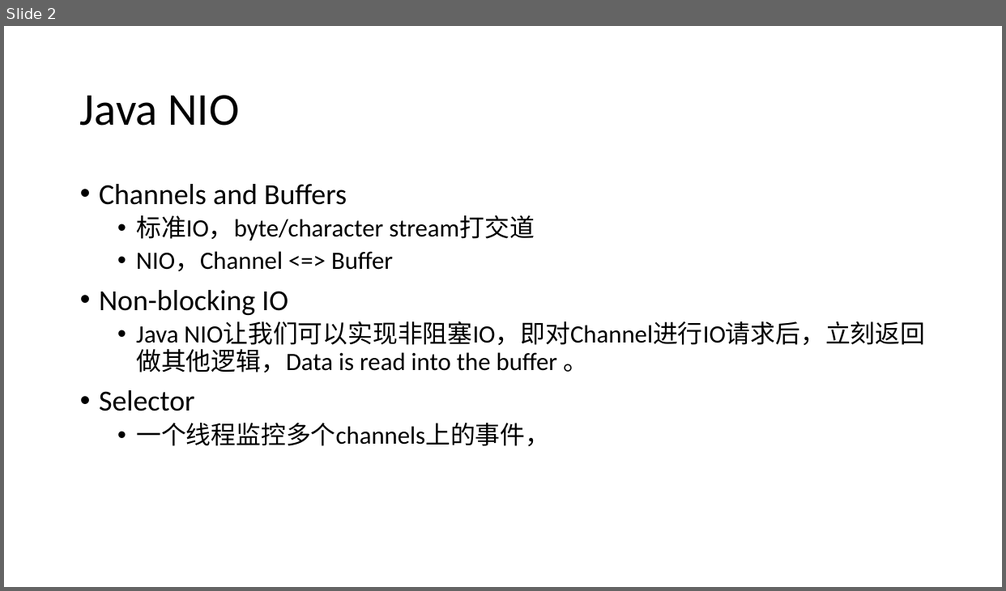
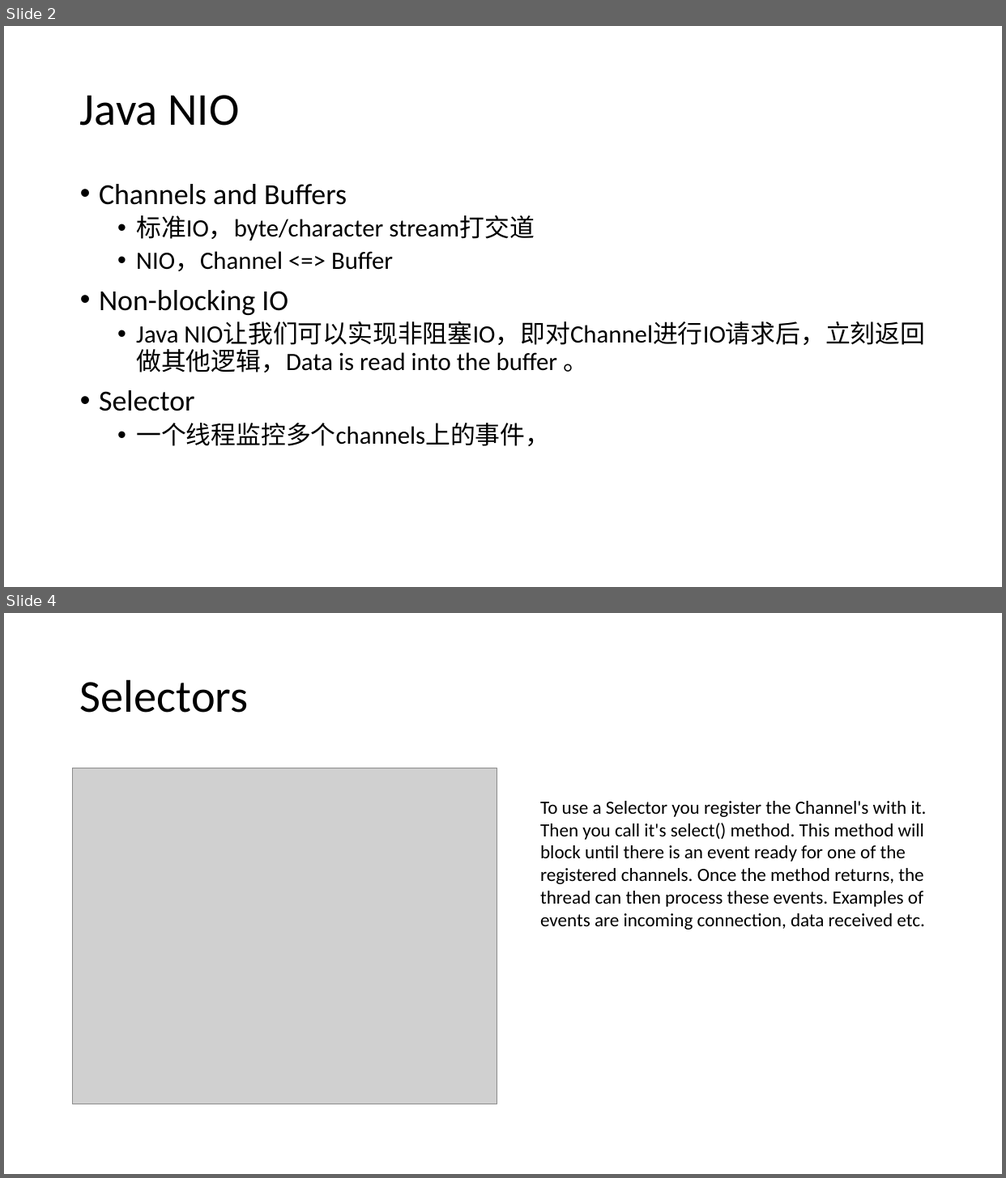
Before and after one commit to zy475459736/progress, a slide deck: io/IO.pptx. Shown one above the other, each under a label of ours: slide 2 before the commit, slides 2 and 4 after it; the slides between them are not shown. The pictures are 1006x591 and 1006x1178 pixels, drawn with LibreOffice and Linux fonts; fonts in the diff are those of the drawing; grey boxes stand for pictures. Boxes give left, top, right and bottom in pixels: in the first picture for what was removed or moved away, otherwise in the second. Text is boxed around its words. In the diff, an @@ line names an element or a change of style, - is before the commit and + after.

```diff
--- a/io/IO.pptx
+++ b/io/IO.pptx
@@ slide 4 added at [4, 613, 1002, 1174], background #FFFFFF @@
@@ title added at [80, 679, 249, 713], 44 pt, text #000000 @@
+Selectors
@@ picture added at [73, 769, 497, 1105] @@
@@ text added at [540, 801, 927, 930], 18 pt, text #000000 @@
+To use a Selector you register the Channel's with it. Then you call it's select() method. This method will block until there is an event ready for one of the registered channels. Once the method returns, the thread can then process these events. Examples of events are incoming connection, data received etc.
```
Also in this commit, not shown: 9 other slides added, 2 slides removed.
